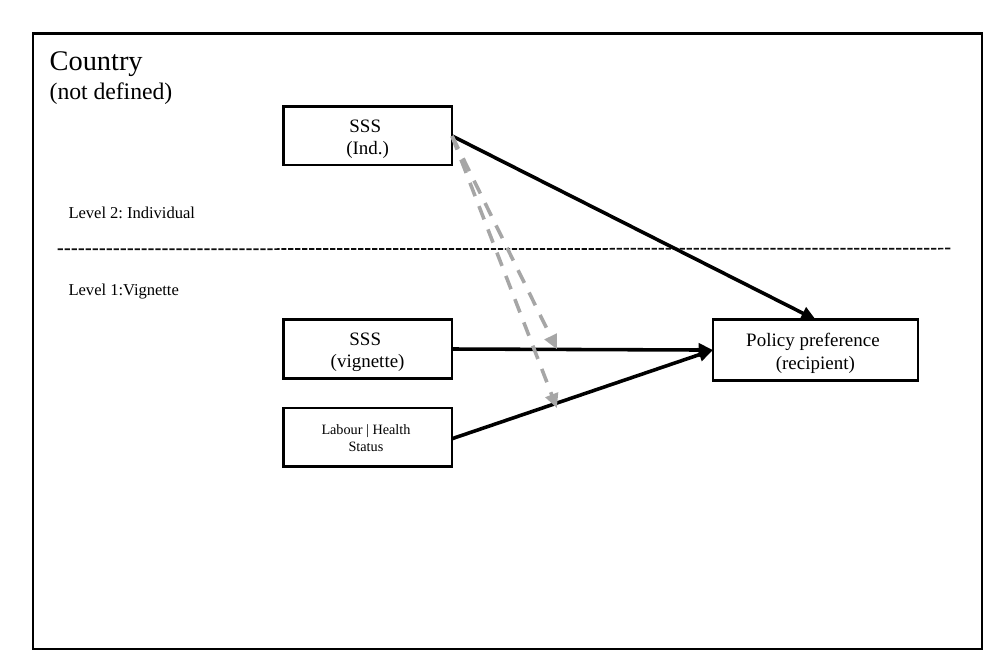
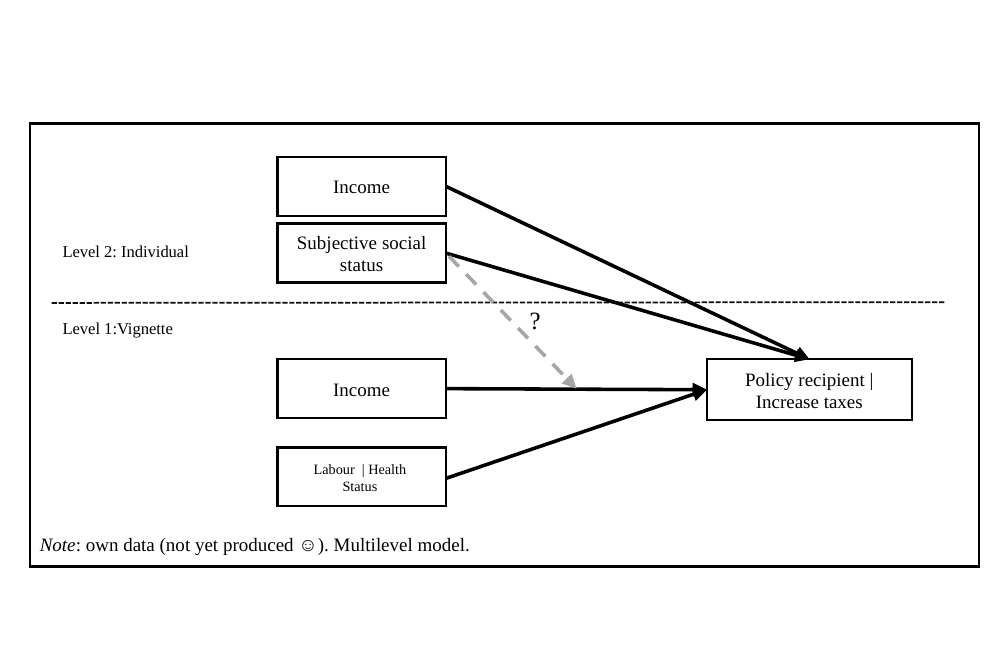
Before and after one commit to phd-bigsss/presentations-phd, a slide deck: slide 3 of proposal-workshop/images/scheme.pptx. Drawn at 1008x672 pixels with LibreOffice and Linux fonts; fonts in the diff are those of the drawing. Boxes give left, top, right and bottom in pixels: in the first picture for what was removed or moved away, otherwise in the second. Text is boxed around its words. In the diff, an @@ line names an element or a change of style, - is before the commit and + after.

```diff
--- a/proposal-workshop/images/scheme.pptx
+++ b/proposal-workshop/images/scheme.pptx
@@ text in rectangle at (50,51,173,104): text removed @@
-Country
-(not defined)
@@ rectangle: place and size @@
-rectangle at (32,34,981,650)
+rectangle at (31,123,979,566)
@@ arrow removed from (452, 136) to (556, 350) @@
@@ rectangle "Income": place and size @@
-rectangle "Income" at (283,106,452,164)
+rectangle "Income" at (278,157,447,215)
@@ text in rectangle at (333,180,390,194): text changed @@
-SSS
-(Ind.)
+Income
@@ arrow moved from (452, 136) - (815, 319) to (445, 186) - (808, 360) @@
@@ rectangle added at (278,223,447,281), fill #FFFFFF, outline #000000 1 pt, 8 pt, text #000000 @@
+Subjective social status
@@ arrow added from (445, 252) to (808, 360), #000000 1.5 pt @@
@@ arrow moved from (452, 136) - (556, 408) to (449, 256) - (576, 389) @@
@@ text added at (512,297,558,346), 10.5 pt, text #000000 @@
+?
@@ line moved from (58, 249) - (952, 249) to (51, 304) - (945, 302) @@
@@ 3 rectangles, 2 texts, 2 arrows: place and size @@
-3 rectangles, 2 texts, 2 arrows at (69,206,918,466)
+3 rectangles, 2 texts, 2 arrows at (63,245,911,505)
@@ text in rectangle at (333,383,390,397): text changed @@
-SSS
-(vignette)
+Income
@@ text in rectangle at (745,373,864,409): text changed @@
-Policy preference
-(recipient)
+Policy recipient | Increase taxes
@@ text added at (40,538,470,555), 8 pt, text #000000 @@
+Note: own data (not yet produced ☺). Multilevel model.
```
Also in this commit, not shown: 3 slides added, 11 other files.
